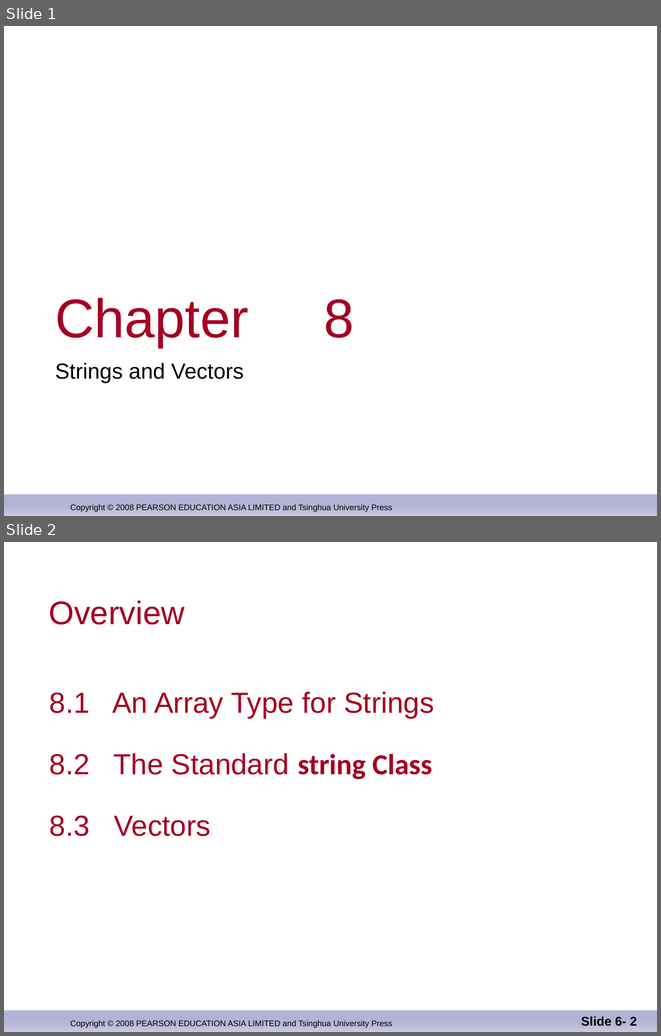
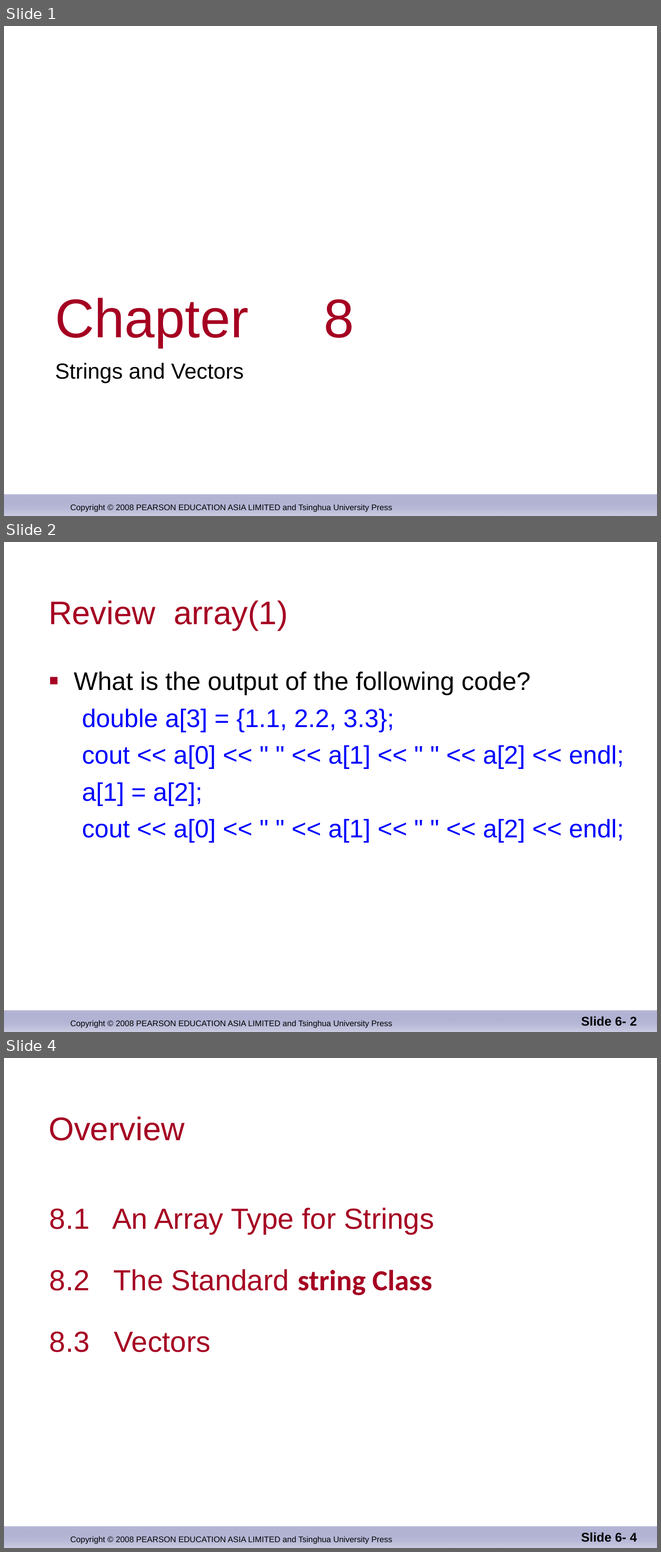
Before and after one commit to djuanbei/CPLUSPLUS, a slide deck: ppt/Chapter 8.ppt. Shown one above the other, each under a label of ours: slides 1 and 2 before the commit, slides 1, 2 and 4 after it; the slides between them are not shown. The pictures are 661x1036 and 661x1552 pixels, drawn with LibreOffice and Linux fonts; fonts in the diff are those of the drawing; background and template pictures are left out. Boxes give left, top, right and bottom in pixels: in the first picture for what was removed or moved away, otherwise in the second. Text is boxed around its words. In the diff, an @@ line names an element or a change of style, - is before the commit and + after.

```diff
--- a/ppt/Chapter 8.ppt
+++ b/ppt/Chapter 8.ppt
@@ slide 2 added at (4, 542, 657, 1032), background #FFFFFF; not listed: 2 template elements that a slide beside it also shows @@
@@ title added at (49, 600, 288, 631), 36 pt, text #A50021 @@
+Review array(1)
@@ text added at (74, 671, 624, 842), 28 pt, text #0000FF @@
+■ What is the output of the following code?
+  double a[3] = {1.1, 2.2, 3.3};
+  cout << a[0] << " " << a[1] << " " << a[2] << endl;
+  a[1] = a[2];
+  cout << a[0] << " " << a[1] << " " << a[2] << endl;
@@ page number added at (581, 1016, 637, 1026), 14 pt, text #000000, bold @@
+Slide 6- 2
@@ what was slide 2 is now slide 4 @@
@@ page number at (581, 1532, 637, 1542): text changed @@
-Slide 6- 2
+Slide 6- 4
```
Also in this commit, not shown: 7 slides changed, 2 other slides added, 1 other file.
